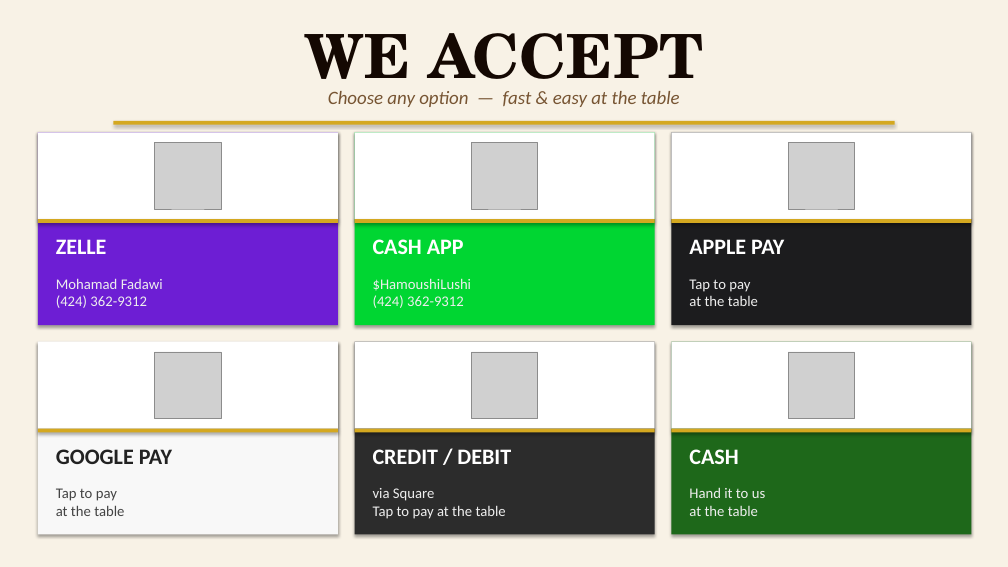
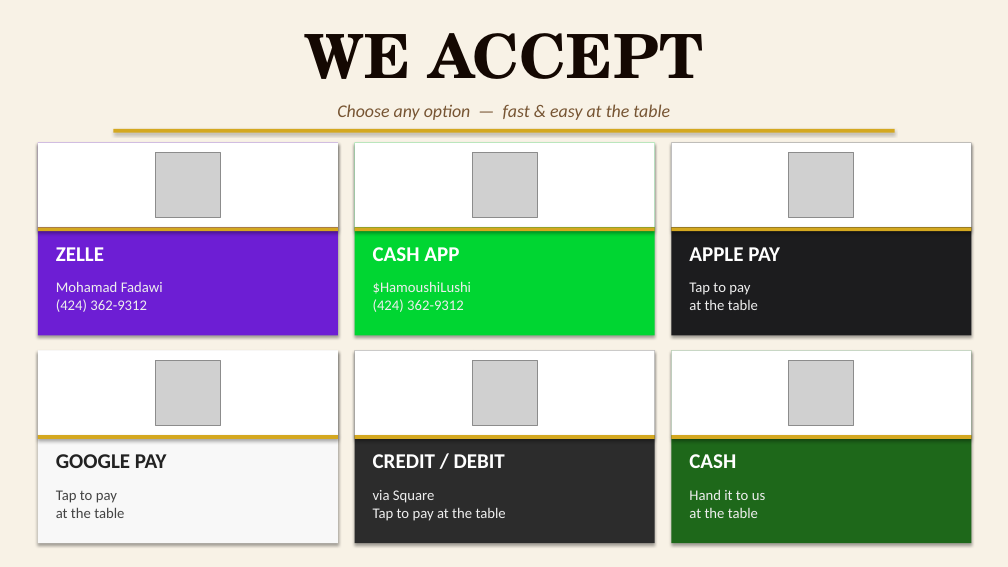
Before and after one commit to mnfadawi/hi, a slide deck: slide 7 of sahara-bites-fun-fair.pptx. Drawn at 1008x567 pixels with LibreOffice and Linux fonts; fonts in the diff are those of the drawing; grey boxes stand for pictures. Boxes give left, top, right and bottom in pixels: in the first picture for what was removed or moved away, otherwise in the second. Text is boxed around its words. In the diff, an @@ line names an element or a change of style, - is before the commit and + after.

```diff
--- a/sahara-bites-fun-fair.pptx
+++ b/sahara-bites-fun-fair.pptx
@@ text "WE ACCEPT" rewrapped from <box>305,33,703,98</box> to <box>305,33,703,79</box> @@
@@ text "Choose any option — fast ...": place and size @@
-text "Choose any option — fast ..." at <box>328,91,680,107</box>
+text "Choose any option — fast ..." at <box>337,104,670,120</box>
@@ text "Choose any option — fast ..." at <box>337,104,670,120</box>: size 18 to 17 pt @@
@@ 16 rectangles, 6 pictures: place and size @@
-16 rectangles, 6 pictures at <box>38,121,972,535</box>
+16 rectangles, 6 pictures at <box>38,129,972,544</box>
@@ text "ZELLE": place and size @@
-text "ZELLE" at <box>56,239,107,254</box>
+text "ZELLE" at <box>56,247,104,261</box>
@@ text "CASH APP": place and size @@
-text "CASH APP" at <box>373,239,464,254</box>
+text "CASH APP" at <box>373,247,459,261</box>
@@ text "APPLE PAY": place and size @@
-text "APPLE PAY" at <box>689,239,784,254</box>
+text "APPLE PAY" at <box>689,247,780,261</box>
@@ text "Mohamad Fadawi (424) 362-9312": place and size @@
-text "Mohamad Fadawi (424) 362-9312" at <box>56,278,163,308</box>
+text "Mohamad Fadawi (424) 362-9312" at <box>56,281,163,312</box>
@@ text "$HamoushiLushi (424) 362-9312": place and size @@
-text "$HamoushiLushi (424) 362-9312" at <box>373,278,472,308</box>
+text "$HamoushiLushi (424) 362-9312" at <box>373,281,472,312</box>
@@ text "Tap to pay at the ...": place and size @@
-text "Tap to pay at the ..." at <box>689,279,758,306</box>
+text "Tap to pay at the ..." at <box>689,282,758,310</box>
@@ 3 rectangles: place and size @@
-3 rectangles at <box>38,429,972,433</box>
+3 rectangles at <box>38,436,972,439</box>
@@ size 21 to 20 pt in 6 elements at <box>56,247,104,261</box>, <box>373,247,459,261</box>, <box>689,247,780,261</box>, <box>56,454,167,468</box>, <box>373,454,505,468</box>, <box>689,454,736,468</box> @@
```
Also in this commit, not shown: 7 other slides changed.
